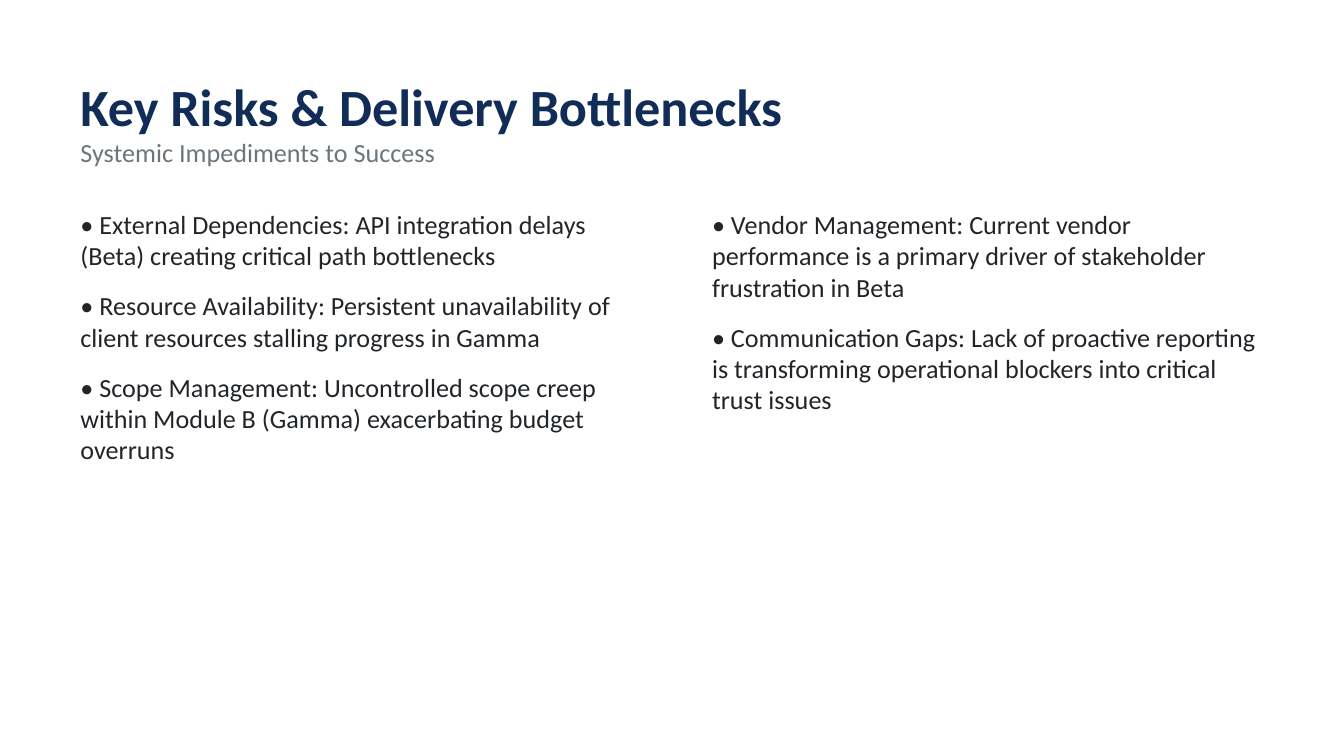
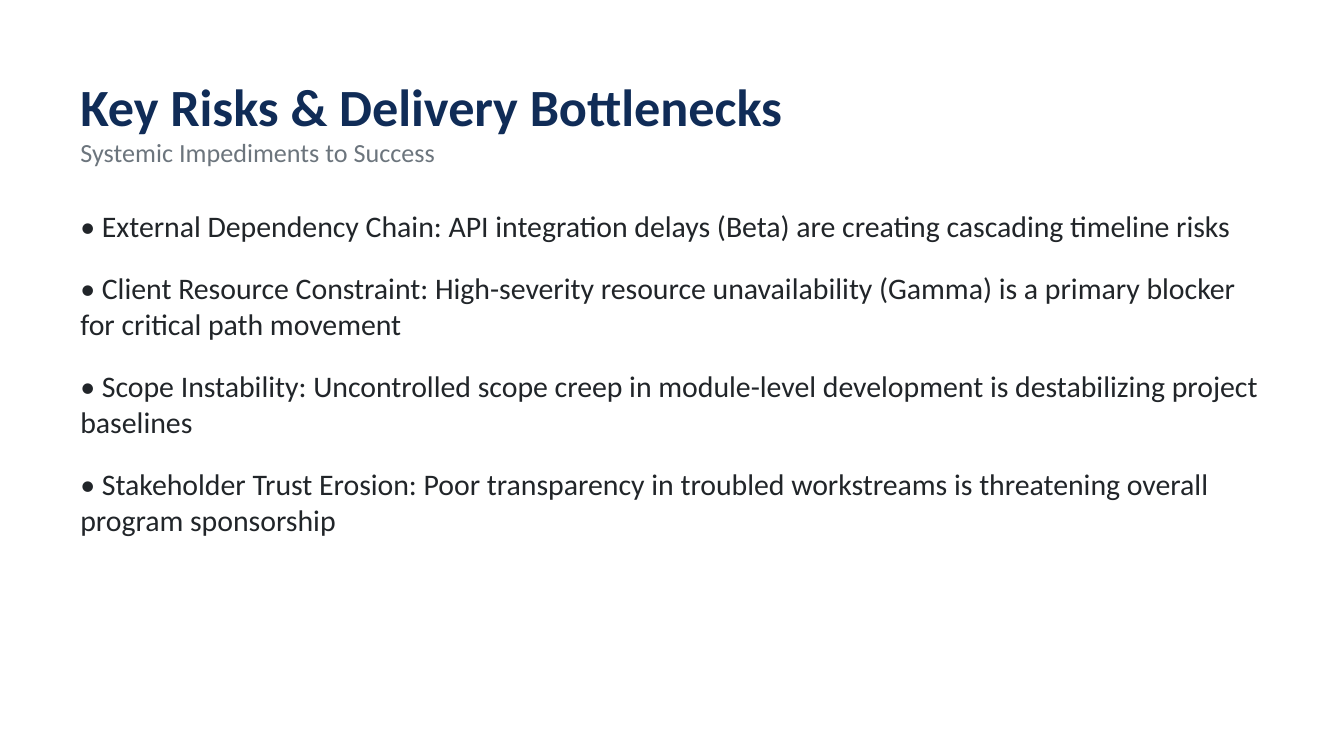
Before and after one commit to Faiz1314/project-health-agent1, a slide deck: slide 4 of outputs/Monthly_Executive_Report.pptx. Drawn at 1344x756 pixels with LibreOffice and Linux fonts; fonts in the diff are those of the drawing. Boxes give left, top, right and bottom in pixels: in the first picture for what was removed or moved away, otherwise in the second. Text is boxed around its words. In the diff, an @@ line names an element or a change of style, - is before the commit and + after.

```diff
--- a/outputs/Monthly_Executive_Report.pptx
+++ b/outputs/Monthly_Executive_Report.pptx
@@ text at [80, 215, 1258, 536]: text changed; size 14 to 16 pt @@
-• External Dependencies: API integration delays (Beta) creating critical path bottlenecks
-• Resource Availability: Persistent unavailability of client resources stalling progress in Gamma
-• Scope Management: Uncontrolled scope creep within Module B (Gamma) exacerbating budget overruns
+• External Dependency Chain: API integration delays (Beta) are creating cascading timeline risks
+• Client Resource Constraint: High-severity resource unavailability (Gamma) is a primary blocker for critical path movement
+• Scope Instability: Uncontrolled scope creep in module-level development is destabilizing project baselines
+• Stakeholder Trust Erosion: Poor transparency in troubled workstreams is threatening overall program sponsorship
@@ text removed at [712, 216, 1255, 409] @@
-• Vendor Management: Current vendor performance is a primary driver of stakeholder frustration in Beta
-• Communication Gaps: Lack of proactive reporting is transforming operational blockers into critical trust issues
```
Also in this commit, not shown: 3 other slides changed, 2 slides added, 2 slides removed, 7 other files.
